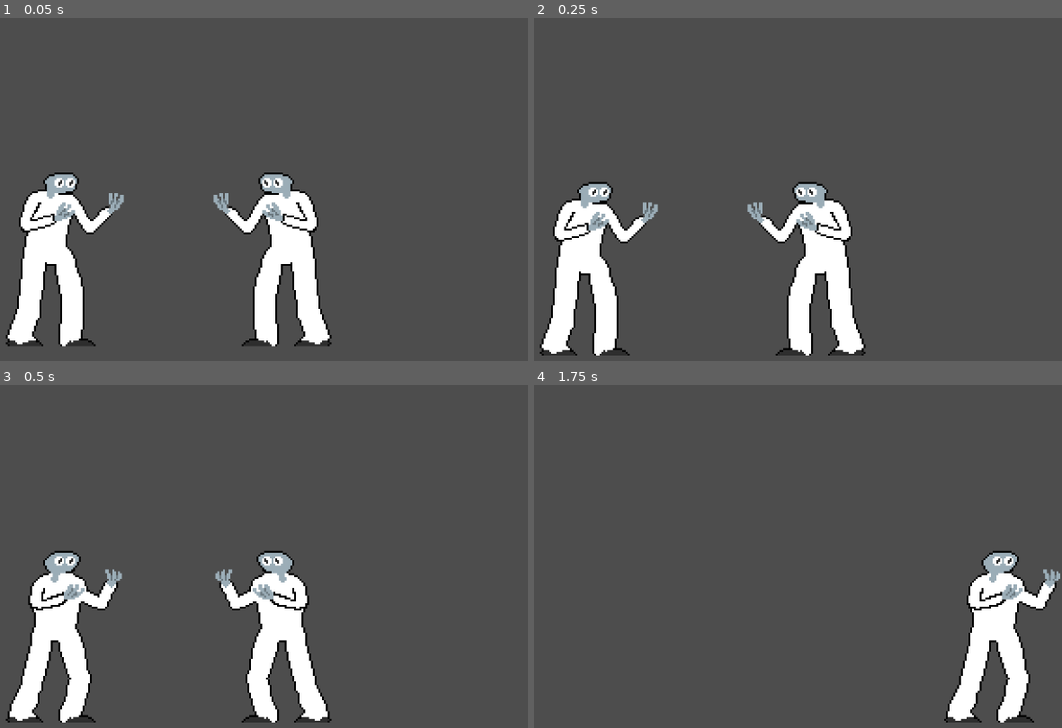
Above: before the commit, frames 1-4 (two rows, left to right).
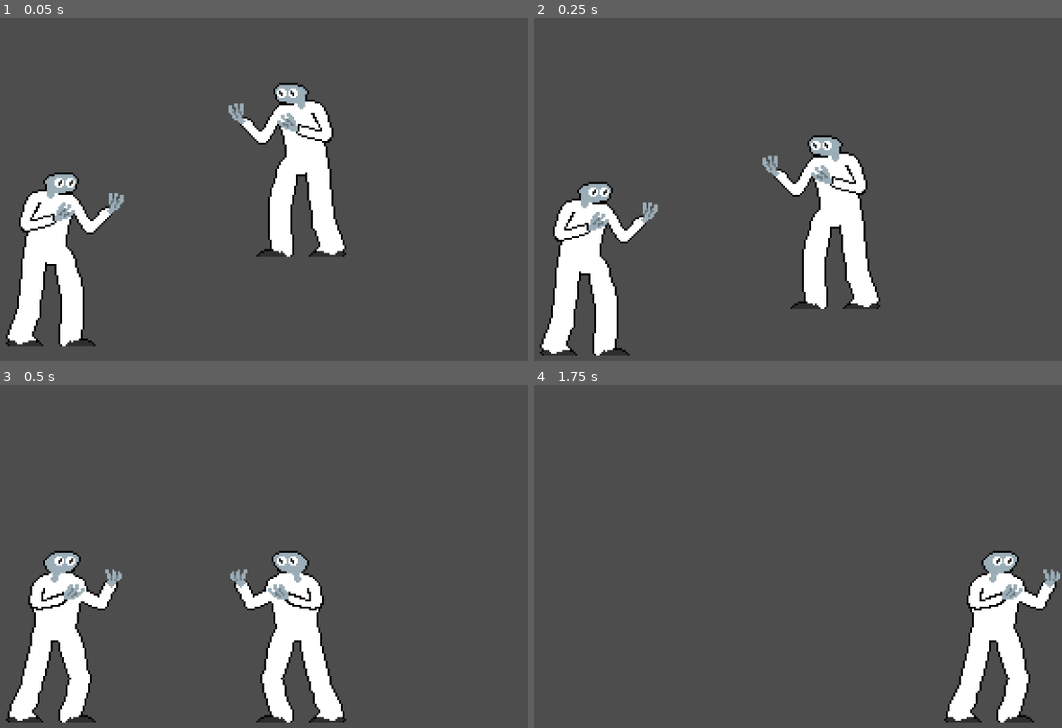
Above: after the commit, the same moments.

Repository: edenmann/class-game-1
Game: Godot game, scene res://Scenes/main.tscn
Two runs of this game, one before a commit and one after it. Both use one fixed random seed, a clock stepped at 60 frames per second and the inputs below.
Inputs:
- Up to frame 1 (0.05 s): no input
- Up to frame 2 (0.25 s): no input
- Up to frame 3 (0.5 s): no input
- Up to frame 4 (1.75 s): hold D (move_right) from 0.53 s (still down); tap S (crouch) at 0.6 s; tap W (jump) at 0.77, 1.07, 1.52 s; tap Down (p2_crouch) at 0.8, 1.35 s; tap Left (p2_move_left) at 1.55 s

The runs differ from the first frame. In frame 1, 8.4% of the frame differs, in the area x 40-66%, y 18-96%; in frame 2, 7.4%; in frame 3, 5.6%; in frame 4, nothing differs.

Commit message:
changed some stuff

Diff:
--- a/Scenes/main.tscn
+++ b/Scenes/main.tscn
@@ -1,29 +1,9 @@
-[gd_scene load_steps=6 format=3 uid="uid://doj371c1udef5"]
+[gd_scene load_steps=3 format=3 uid="uid://doj371c1udef5"]
 
 [ext_resource type="Script" path="res://Scripts/main.gd" id="1_dm20s"]
-[ext_resource type="PackedScene" uid="uid://d0r1nri00g81m" path="res://Scenes/player.tscn" id="2_3ujqx"]
-[ext_resource type="PackedScene" uid="uid://cttoo46ug334s" path="res://Scenes/player_2.tscn" id="3_ytmw7"]
-
-[sub_resource type="PhysicsMaterial" id="PhysicsMaterial_323hb"]
-
-[sub_resource type="RectangleShape2D" id="RectangleShape2D_q384f"]
+[ext_resource type="PackedScene" uid="uid://dxh3e562fmq54" path="res://Scenes/stage.tscn" id="2_4hp8w"]
 
 [node name="Main" type="Node2D"]
 script = ExtResource("1_dm20s")
 
-[node name="StaticBody2D" type="StaticBody2D" parent="."]
-physics_material_override = SubResource("PhysicsMaterial_323hb")
-
-[node name="CollisionShape2D" type="CollisionShape2D" parent="StaticBody2D"]
-scale = Vector2(20, 1)
-shape = SubResource("RectangleShape2D_q384f")
-
-[node name="Player" parent="." instance=ExtResource("2_3ujqx")]
-position = Vector2(-64, -64)
-
-[node name="Player2" parent="." instance=ExtResource("3_ytmw7")]
-position = Vector2(64, -64)
-
-[node name="Camera2D" type="Camera2D" parent="."]
-position = Vector2(0, -104)
-zoom = Vector2(3, 3)
+[node name="stage" parent="." instance=ExtResource("2_4hp8w")]
--- /dev/null
+++ b/Scenes/menu.tscn
@@ -0,0 +1,26 @@
+[gd_scene load_steps=2 format=3 uid="uid://csm36p1y8nebo"]
+
+[ext_resource type="Script" path="res://Scripts/menu.gd" id="1_h5g1x"]
+
+[node name="Control" type="Panel"]
+anchors_preset = 15
+anchor_right = 1.0
+anchor_bottom = 1.0
+grow_horizontal = 2
+grow_vertical = 2
+script = ExtResource("1_h5g1x")
+
+[node name="Label" type="Label" parent="."]
+layout_mode = 0
+offset_right = 40.0
+offset_bottom = 23.0
+text = "Game Name"
+
+[node name="Button" type="Button" parent="."]
+layout_mode = 0
+offset_top = 40.0
+offset_right = 96.0
+offset_bottom = 88.0
+text = "Button"
+
+[connection signal="pressed" from="Button" to="." method="_on_button_pressed"]
--- /dev/null
+++ b/Scenes/stage.tscn
@@ -0,0 +1,27 @@
+[gd_scene load_steps=5 format=3 uid="uid://dxh3e562fmq54"]
+
+[ext_resource type="PackedScene" uid="uid://d0r1nri00g81m" path="res://Scenes/player.tscn" id="1_titlb"]
+[ext_resource type="PackedScene" uid="uid://cttoo46ug334s" path="res://Scenes/player_2.tscn" id="2_igdad"]
+
+[sub_resource type="PhysicsMaterial" id="PhysicsMaterial_kcgqr"]
+
+[sub_resource type="RectangleShape2D" id="RectangleShape2D_5vfvk"]
+
+[node name="stage" type="Node2D"]
+
+[node name="StaticBody2D" type="StaticBody2D" parent="."]
+physics_material_override = SubResource("PhysicsMaterial_kcgqr")
+
+[node name="CollisionShape2D" type="CollisionShape2D" parent="StaticBody2D"]
+scale = Vector2(20, 1)
+shape = SubResource("RectangleShape2D_5vfvk")
+
+[node name="Camera2D" type="Camera2D" parent="."]
+position = Vector2(0, -104)
+zoom = Vector2(3, 3)
+
+[node name="Player" parent="." instance=ExtResource("1_titlb")]
+position = Vector2(-64, -64)
+
+[node name="Player2" parent="." instance=ExtResource("2_igdad")]
+position = Vector2(72, -112)
--- /dev/null
+++ b/Scripts/menu.gd
@@ -0,0 +1 @@
+extends Panel
--- a/Scripts/player.gd
+++ b/Scripts/player.gd
@@ -5,10 +5,10 @@
 const SPEED = 60.0 * SPEED_MULTIPLIER
 const JUMP_VELOCITY = -400.0
 
-var MOVE_LEFT = "move_left"
-var MOVE_RIGHT = "move_right"
-var JUMP = "jump"
-var CROUCH = "crouch"
+var move_left = "move_left"
+var move_right = "move_right"
+var jump = "jump"
+var crouch = "crouch"
 
 
 
@@ -19,12 +19,11 @@
 		velocity += get_gravity() * delta
 
 	# Handle jump.
-	if Input.is_action_just_pressed(JUMP) and is_on_floor():
+	if Input.is_action_just_pressed(jump) and is_on_floor():
 		velocity.y = JUMP_VELOCITY
 
 	# Get the input direction and handle the movement/deceleration.
-	# As good practice, you should replace UI actions with custom gameplay actions.
-	var direction := Input.get_axis(MOVE_LEFT, MOVE_RIGHT)
+	var direction := Input.get_axis(move_left, move_right)
 	if direction:
 		velocity.x = direction * SPEED
 	else:
--- a/Scripts/player_2.gd
+++ b/Scripts/player_2.gd
@@ -1,6 +1,6 @@
 extends "res://Scripts/player.gd"
 
-var MOVE_LEFT = "move_left"
-var MOVE_RIGHT = "move_right"
-var JUMP = "jump"
-var CROUCH = "crouch"
+MOVE_LEFT = "p2_move_left"
+MOVE_RIGHT = "p2_move_right"
+JUMP = "p2_jump"
+CROUCH = "p2_crouch"
